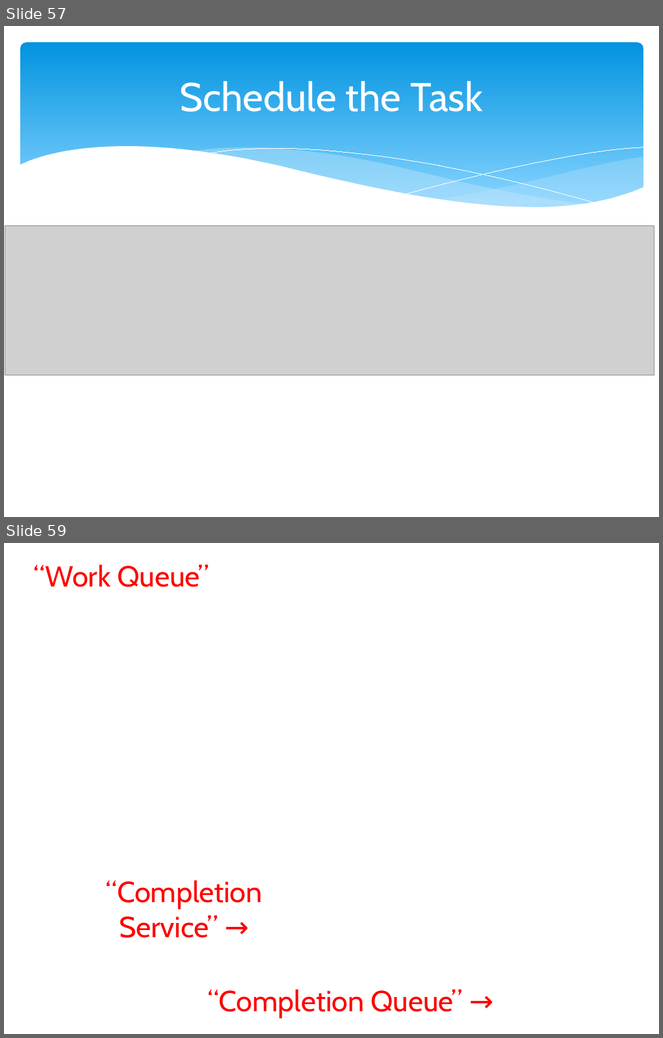
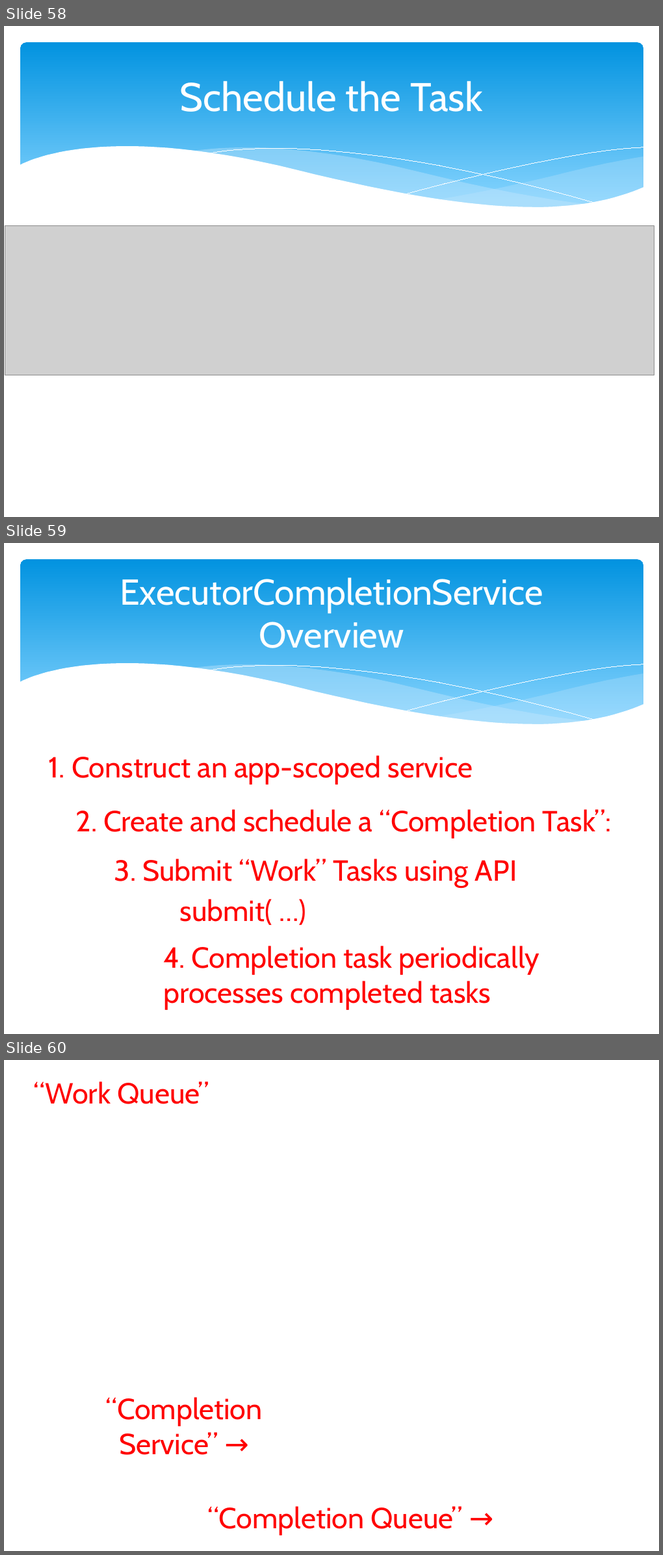
Before and after one commit to marcesher/mxunit-cfmeetups, a slide deck: CFObjective_2012_Concurrency/preso/concurrency_zen.pptx. Shown one above the other, each under a label of ours: slides 57 and 59 before the commit, slides 58, 59 and 60 after it; the slides between them are not shown. The pictures are 663x1038 and 663x1555 pixels, drawn with LibreOffice and Linux fonts; fonts in the diff are those of the drawing; grey boxes stand for pictures; background and template pictures are left out. Boxes give left, top, right and bottom in pixels: in the first picture for what was removed or moved away, otherwise in the second. Text is boxed around its words. In the diff, an @@ line names an element or a change of style, - is before the commit and + after.

```diff
--- a/CFObjective_2012_Concurrency/preso/concurrency_zen.pptx
+++ b/CFObjective_2012_Concurrency/preso/concurrency_zen.pptx
@@ slide 59 added at [4,543,659,1034], background #FFFFFF; not listed: 6 template elements that a slide beside it also shows @@
@@ title added at [120,577,544,648], 39.6 pt, text #FFFFFF @@
+ExecutorCompletionService Overview
@@ text added at [49,756,473,784], 32 pt, text #FF0000 @@
+1. Construct an app-scoped service
@@ text added at [76,809,612,838], 32 pt, text #FF0000 @@
+2. Create and schedule a “Completion Task”:
@@ text added at [114,859,518,925], 32 pt, text #FF0000 @@
+3. Submit “Work” Tasks using API
+submit( …)
@@ text added at [163,946,540,1010], 32 pt, text #FF0000 @@
+4. Completion task periodically processes completed tasks
@@ what was slide 57 is now slide 58 @@
@@ what was slide 59 is now slide 60 @@
```
Also in this commit, not shown: 3 slides changed, 6 other slides added, 3 slides removed.
